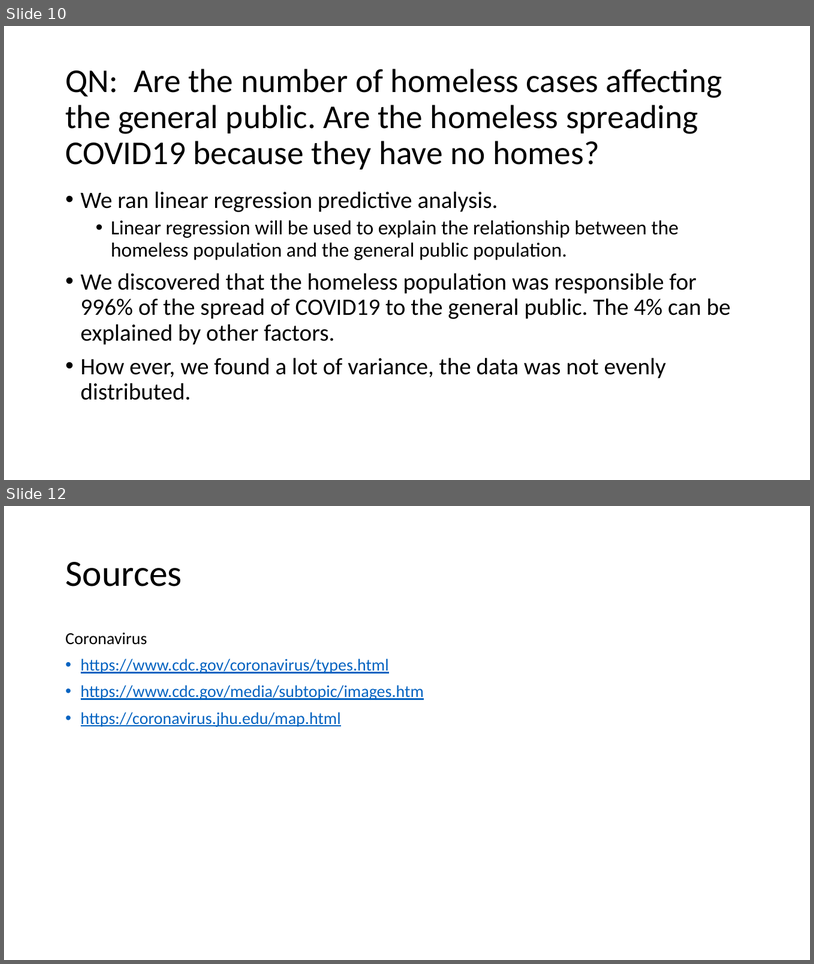
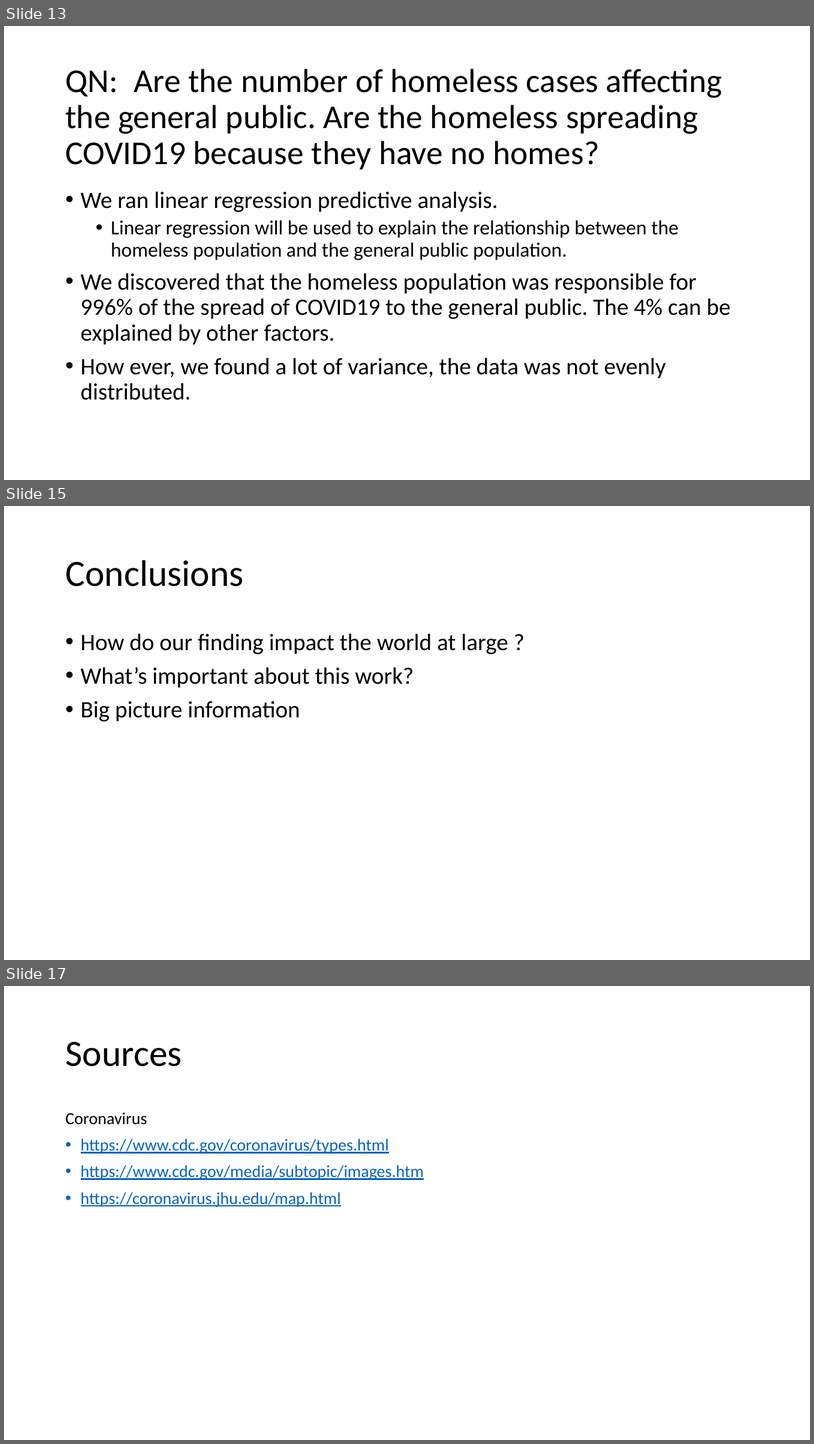
Before and after one commit to engmarkrezk/DFT_FinalProject, a slide deck: RecoverdDFTppt.pptx. Shown one above the other, each under a label of ours: slides 10 and 12 before the commit, slides 13, 15 and 17 after it; the slides between them are not shown. The pictures are 814x964 and 814x1444 pixels, drawn with LibreOffice and Linux fonts; fonts in the diff are those of the drawing. Boxes give left, top, right and bottom in pixels: in the first picture for what was removed or moved away, otherwise in the second. Text is boxed around its words. In the diff, an @@ line names an element or a change of style, - is before the commit and + after.

```diff
--- a/RecoverdDFTppt.pptx
+++ b/RecoverdDFTppt.pptx
@@ slide 15 added at [4,506,810,960], background #FFFFFF @@
@@ title added at [65,560,243,586], 44 pt, text #000000 @@
+Conclusions
@@ text added at [81,633,508,721], 28 pt, text #000000 @@
+• How do our finding impact the world at large ?
+• What’s important about this work?
+• Big picture information
@@ what was slide 10 is now slide 13 @@
@@ what was slide 12 is now slide 17 @@
```
Also in this commit, not shown: 1 slide changed, 7 other slides added, 3 slides removed, 1 other file.
